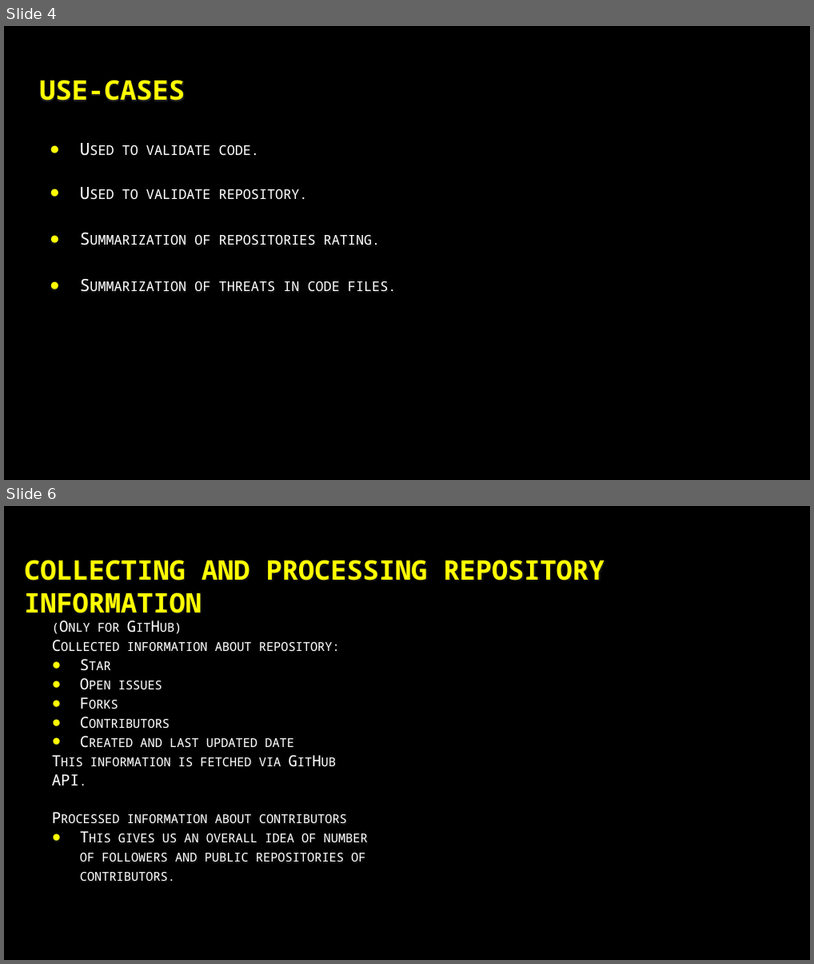
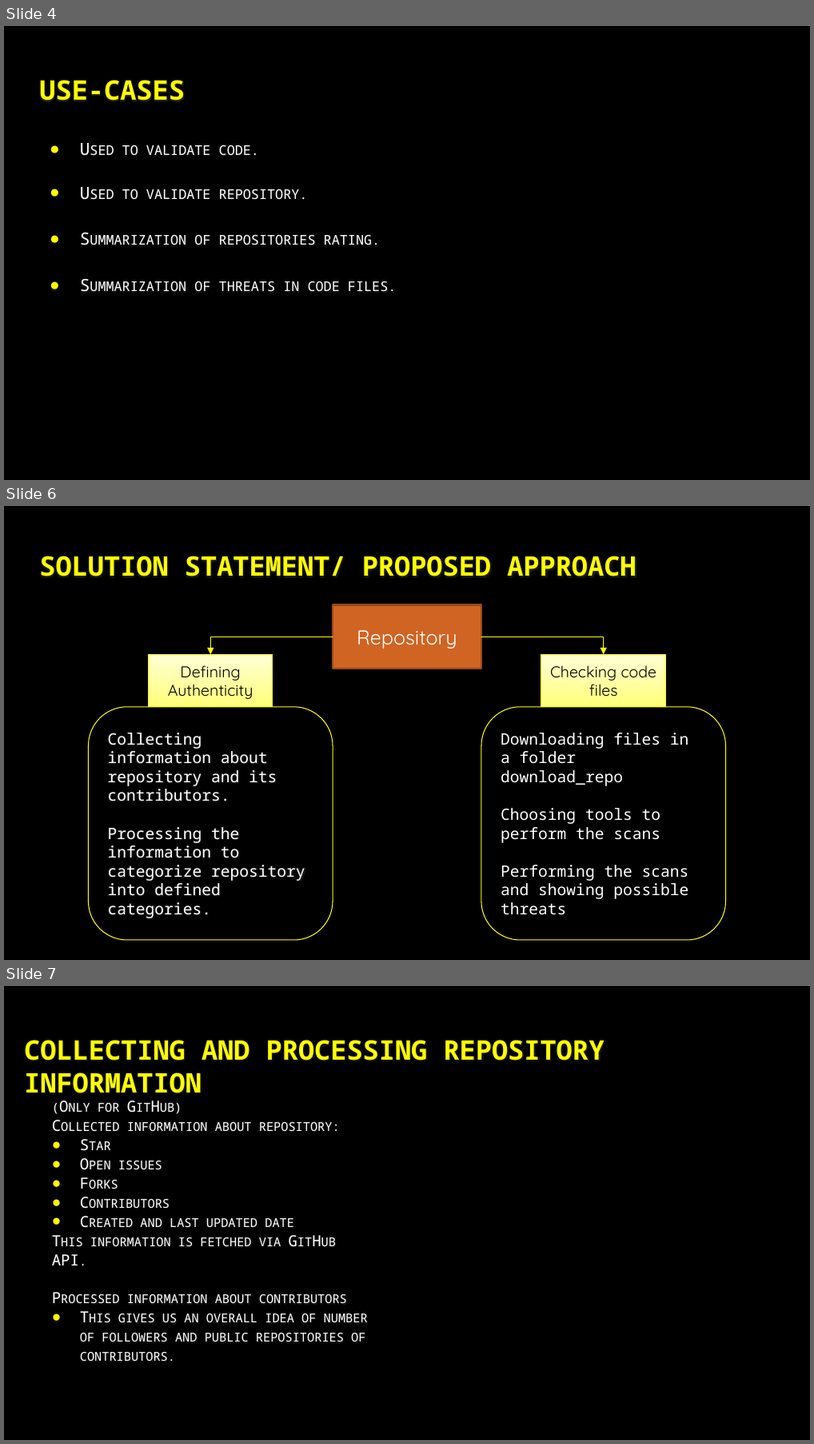
Before and after one commit to HarshSatpute7/OSS-malicious-code-detection-, a slide deck: Documentation/H1N1.pptx. Shown one above the other, each under a label of ours: slides 4 and 6 before the commit, slides 4, 6 and 7 after it; the slides between them are not shown. The pictures are 814x964 and 814x1444 pixels, drawn with LibreOffice and Linux fonts; fonts in the diff are those of the drawing; grey boxes stand for pictures. Boxes give left, top, right and bottom in pixels: in the first picture for what was removed or moved away, otherwise in the second. Text is boxed around its words. In the diff, an @@ line names an element or a change of style, - is before the commit and + after.

```diff
--- a/Documentation/H1N1.pptx
+++ b/Documentation/H1N1.pptx
@@ slide 6 added at <box>4,506,810,960</box>, background #000000 @@
@@ title added at <box>39,556,636,576</box>, 24 pt, text #FFFF00, bold @@
+SOLUTION STATEMENT/ PROPOSED APPROACH
@@ rectangle added at <box>333,605,482,669</box>, fill #D06423, outline #9A4A1A 1.5 pt, 18 pt, text #FFFFFF @@
+Repository
@@ elbow arrow added from (333, 636) to (210, 654), #FFFF00 0.75 pt @@
@@ elbow arrow added from (482, 636) to (604, 654), #FFFF00 0.75 pt @@
@@ rectangle added at <box>148,654,273,707</box>, fill gradient #FFFFD6 to #FFFF79, outline #FFFF00 0.75 pt, 14 pt, text #000000 @@
+Defining Authenticity
@@ rectangle added at <box>542,654,666,707</box>, fill gradient #FFFFD6 to #FFFF79, outline #FFFF00 0.75 pt, 14 pt, text #000000 @@
+Checking code files
@@ rounded rectangle added at <box>89,707,333,940</box>, outline #FFFF00 0.75 pt, 14 pt, text #FFFFFF @@
+Collecting information about repository and its contributors.
+Processing the information to categorize repository into defined categories.
@@ rounded rectangle added at <box>482,707,726,940</box>, outline #FFFF00 0.75 pt, 14 pt, text #FFFFFF @@
+Downloading files in a folder download_repo
+Choosing tools to perform the scans
+Performing the scans and showing possible threats
@@ what was slide 6 is now slide 7 @@
```
Also in this commit, not shown: 1 slide changed, 1 other slide added, 1 other file.
